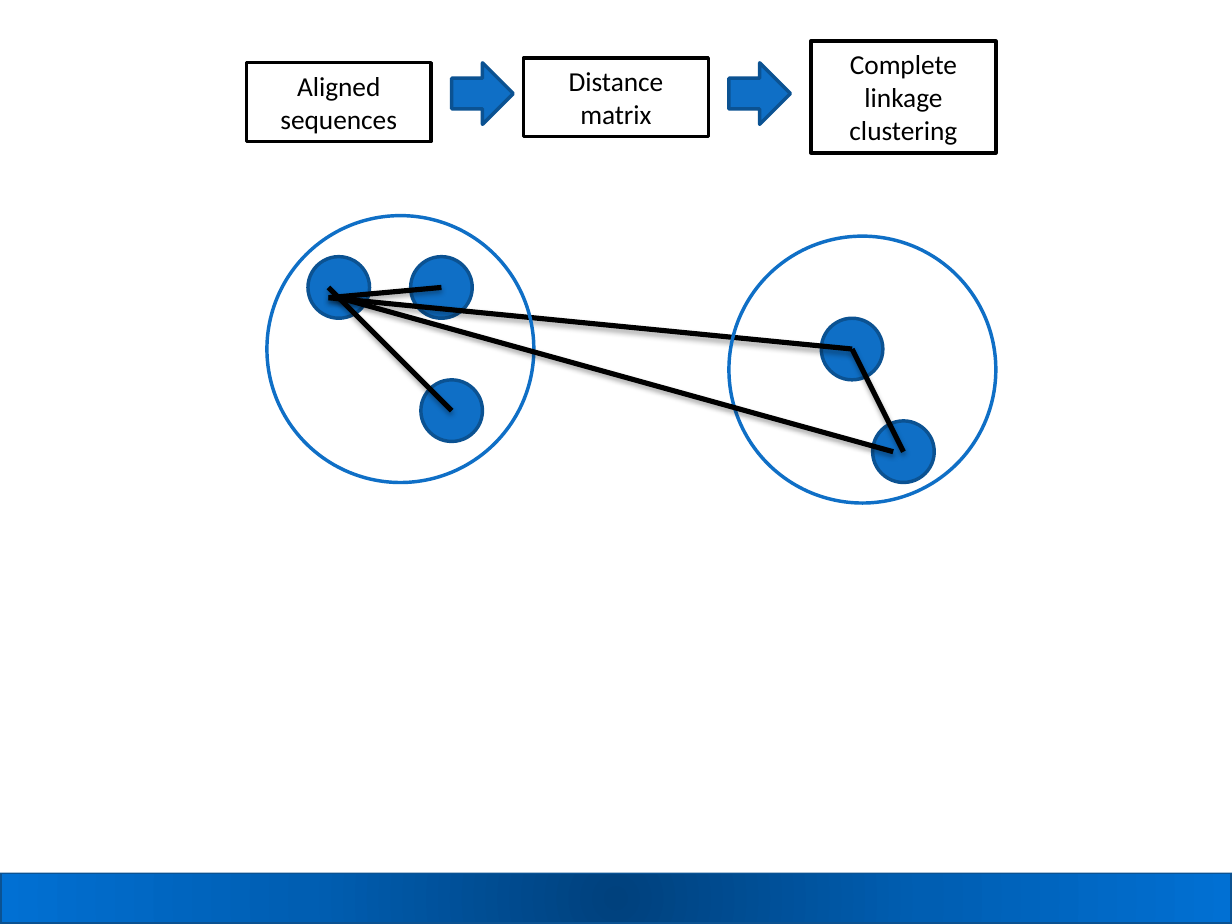
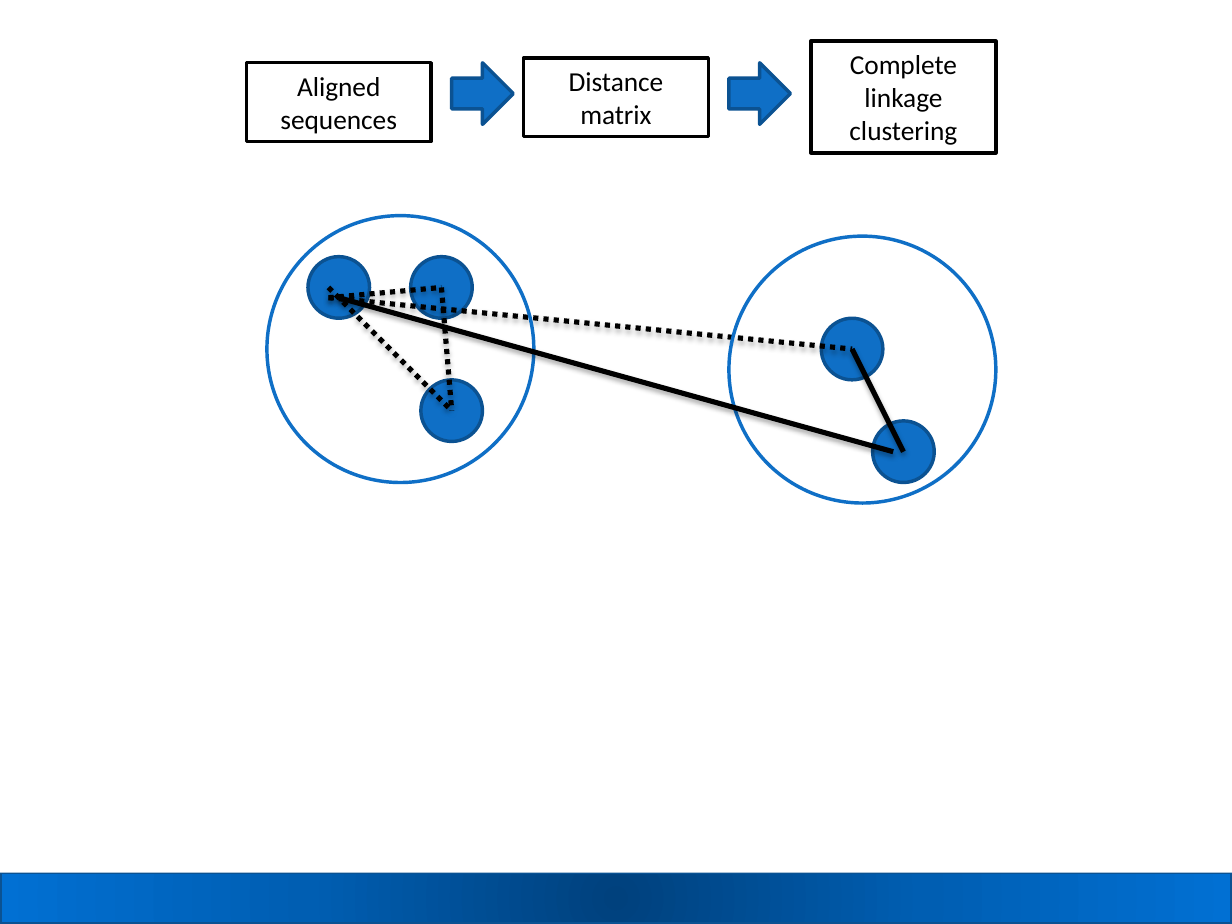
Before and after one commit to carden24/MIC506-Workshop, a slide deck: slide 25 of W2_16S_analysis.pptx. Drawn at 1232x924 pixels with LibreOffice and Linux fonts; fonts in the diff are those of the drawing. Boxes give left, top, right and bottom in pixels: in the first picture for what was removed or moved away, otherwise in the second. Text is boxed around its words. In the diff, an @@ line names an element or a change of style, - is before the commit and + after.

```diff
--- a/W2_16S_analysis.pptx
+++ b/W2_16S_analysis.pptx
@@ line (329, 298) - (853, 349): stroke #000000 3 pt to #000000 3 pt dashed @@
@@ line (329, 298) - (441, 287): stroke #000000 3 pt to #000000 3 pt dashed @@
@@ line (329, 287) - (452, 410): stroke #000000 3 pt to #000000 3 pt dashed @@
@@ line added from (441, 287) to (452, 410), #000000 3 pt dashed @@
```
Also in this commit, not shown: 17 other slides changed, 2 slides added, 1 slide removed, 1 other file.
